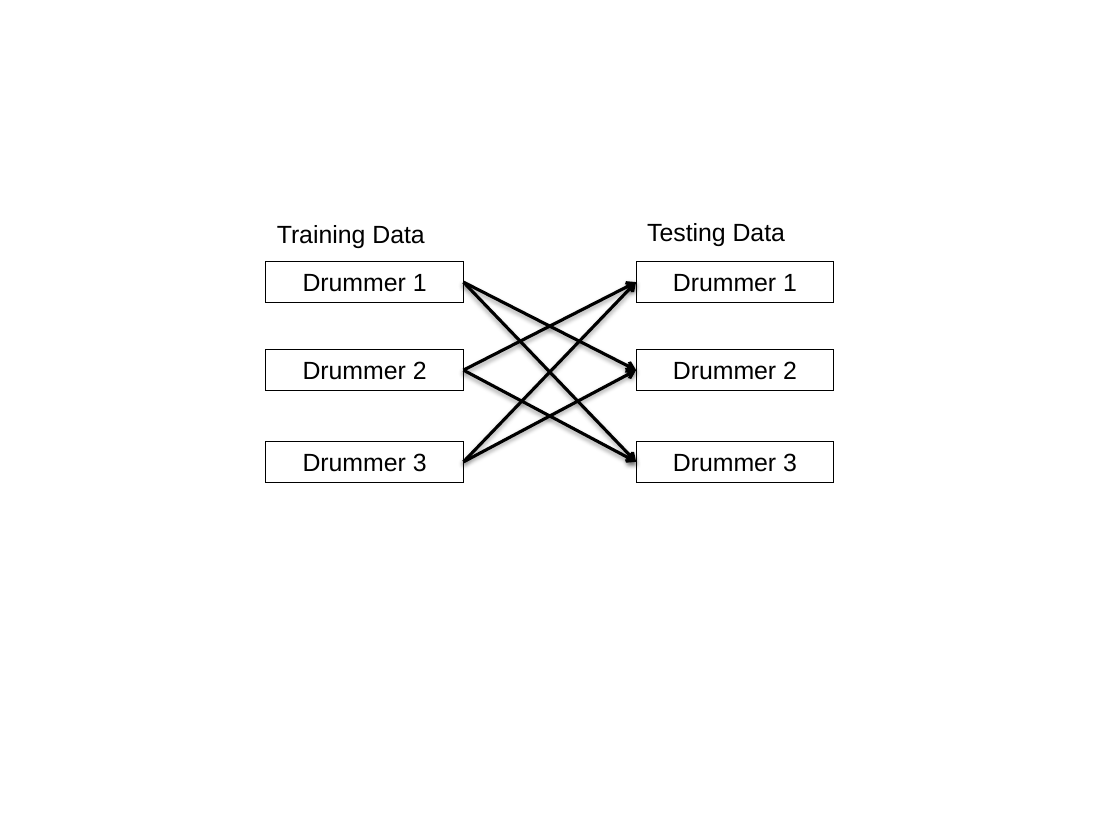
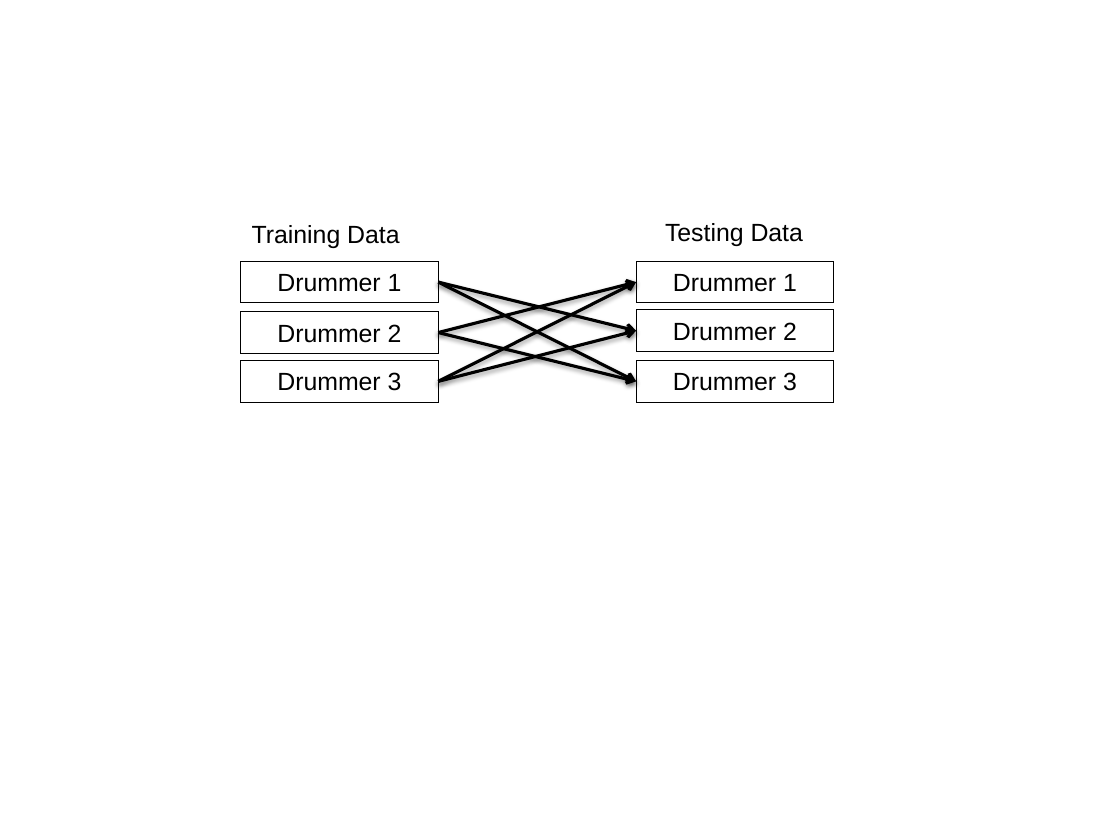
Before and after one commit to cwu307/cw_paper, a slide deck: slide 3 of cw ismir2014/cw_ismir2014_plots.pptx. Drawn at 1120x840 pixels with LibreOffice and Linux fonts; fonts in the diff are those of the drawing. Boxes give left, top, right and bottom in pixels: in the first picture for what was removed or moved away, otherwise in the second. Text is boxed around its words. In the diff, an @@ line names an element or a change of style, - is before the commit and + after.

```diff
--- a/cw ismir2014/cw_ismir2014_plots.pptx
+++ b/cw ismir2014/cw_ismir2014_plots.pptx
@@ text "Training Data": place and size @@
-text "Training Data" at bbox=[277, 225, 424, 248]
+text "Training Data" at bbox=[252, 225, 399, 248]
@@ text "Testing Data": place and size @@
-text "Testing Data" at bbox=[647, 223, 785, 246]
+text "Testing Data" at bbox=[665, 223, 803, 246]
@@ rectangle "Drummer 1": place and size @@
-rectangle "Drummer 1" at bbox=[265, 261, 464, 302]
+rectangle "Drummer 1" at bbox=[241, 261, 439, 302]
@@ arrow moved from (464, 370) - (636, 282) to (438, 333) - (636, 282) @@
@@ arrow moved from (464, 282) - (636, 370) to (438, 282) - (636, 330) @@
@@ arrow moved from (464, 282) - (636, 461) to (438, 282) - (636, 382) @@
@@ arrow moved from (464, 461) - (636, 282) to (438, 382) - (636, 282) @@
@@ rectangle "Drummer 2": place and size @@
-rectangle "Drummer 2" at bbox=[265, 349, 464, 391]
+rectangle "Drummer 2" at bbox=[241, 311, 439, 353]
@@ rectangle "Drummer 2": place and size @@
-rectangle "Drummer 2" at bbox=[636, 349, 834, 391]
+rectangle "Drummer 2" at bbox=[636, 310, 834, 352]
@@ arrow moved from (464, 461) - (636, 370) to (438, 382) - (636, 330) @@
@@ arrow moved from (464, 370) - (636, 461) to (438, 333) - (636, 382) @@
@@ rectangle "Drummer 3": place and size @@
-rectangle "Drummer 3" at bbox=[265, 441, 464, 483]
+rectangle "Drummer 3" at bbox=[241, 361, 439, 402]
@@ rectangle "Drummer 3": place and size @@
-rectangle "Drummer 3" at bbox=[636, 441, 834, 483]
+rectangle "Drummer 3" at bbox=[636, 361, 834, 402]
```
Also in this commit, not shown: 1 other slide changed, 1 slide added, 1 slide removed, 2 other files.
